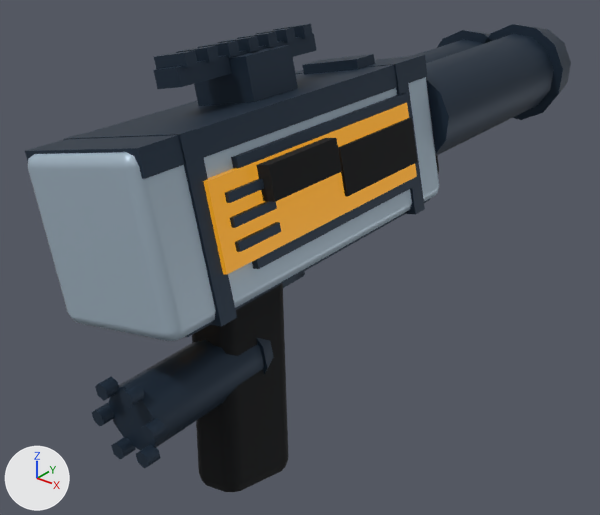
The glTF model game/assets/forge/weapon/scatter_blaster.glb, before and after one commit.
Camera for both pictures: a 50 mm lens placed at (0.564, -0.665, 0.317), pointed at (-0.035, 0.084, -0.147). Arrows for +X, +Y and +Z are at lower left; the lights stay in place. The picture after the commit comes second.
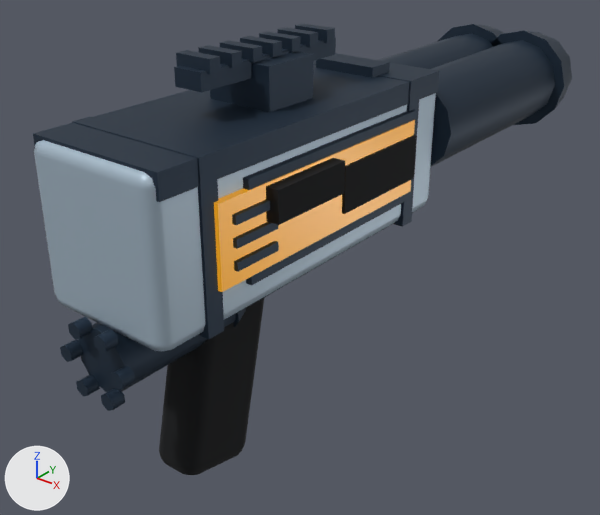
ob_weapon is not drawn itself; it is the parent of ob_receiver, ob_rail, ob_grip, ob_magazine, ob_barrel, ob_muzzledevice, ob_extras, ob_foregrip.
ob_magazine is not drawn itself; it is the parent of ob_mesh_36, ob_mesh_37, ob_bolts, ob_mesh_39.

Where the change shows, as pixel boxes (x1, y1, x2, y2) in the pictures (600 x 515 px):
'Mesh_0', turned
    before: (28, 77, 439, 341)
    after: (34, 93, 436, 351)
'Mesh_1', turned
    before: (25, 55, 427, 179)
    after: (33, 63, 440, 202)
'Mesh_30', turned
    before: (192, 284, 288, 493)
    after: (159, 298, 264, 475)
'Mesh_3', turned
    before: (203, 103, 417, 275)
    after: (214, 120, 415, 292)
'Mesh_36', turned, moved
    before: (109, 340, 264, 451)
    after: (78, 314, 236, 392)
'Mesh_41', turned
    before: (426, 34, 554, 156)
    after: (431, 40, 555, 167)
'Mesh_11', turned
    before: (231, 93, 419, 269)
    after: (243, 110, 417, 285)
'Mesh_17', turned
    before: (64, 129, 237, 327)
    after: (72, 117, 224, 340)
'Mesh_5', turned
    before: (194, 45, 298, 106)
    after: (210, 51, 313, 112)
'Mesh_20', turned
    before: (256, 138, 342, 202)
    after: (266, 158, 345, 225)
'Mesh_12', turned
    before: (338, 118, 417, 196)
    after: (342, 135, 417, 214)
'Mesh_22', turned
    before: (153, 34, 316, 89)
    after: (174, 37, 336, 92)
'Mesh_45', turned
    before: (486, 24, 571, 120)
    after: (491, 31, 572, 125)
'Mesh_40', turned
    before: (413, 39, 482, 63)
    after: (379, 33, 493, 69)
'Mesh_16', turned
    before: (295, 61, 425, 215)
    after: (313, 60, 421, 227)
'Mesh_19', turned
    before: (303, 54, 375, 74)
    after: (316, 53, 390, 78)
'Mesh_13', turned
    before: (235, 222, 281, 252)
    after: (234, 241, 279, 272)
'Mesh_14', turned
    before: (230, 201, 277, 228)
    after: (233, 222, 278, 249)
'Mesh_29', turned
    before: (154, 50, 198, 69)
    after: (176, 50, 221, 74)
'Mesh_15', turned
    before: (225, 179, 264, 203)
    after: (232, 200, 270, 225)
'Mesh_43', turned
    before: (437, 30, 491, 48)
    after: (437, 24, 506, 43)
'Mesh_38', turned, moved
    before: (141, 418, 166, 443)
    after: (110, 366, 135, 390)
'Mesh_38.001', turned, moved
    before: (120, 383, 145, 408)
    after: (94, 329, 119, 353)
'Mesh_28', turned
    before: (176, 45, 219, 63)
    after: (198, 45, 242, 68)
'Mesh_38.005', turned, moved
    before: (136, 444, 160, 468)
    after: (101, 389, 125, 411)
'Mesh_38.002', turned, moved
    before: (95, 376, 119, 401)
    after: (68, 317, 92, 340)
'Mesh_27', turned
    before: (198, 41, 240, 57)
    after: (220, 40, 263, 63)
'Mesh_38.004', turned, moved
    before: (111, 436, 136, 459)
    after: (76, 375, 100, 396)
'Mesh_38.003', turned, moved
    before: (92, 403, 115, 426)
    after: (60, 340, 83, 362)
'Mesh_26', turned
    before: (218, 36, 260, 52)
    after: (240, 36, 282, 57)
'Mesh_25', turned
    before: (237, 32, 278, 48)
    after: (259, 32, 300, 52)
'Mesh_24', turned
    before: (256, 28, 296, 43)
    after: (278, 27, 318, 48)
'Mesh_23', turned
    before: (274, 24, 313, 39)
    after: (295, 24, 335, 43)
'Mesh_2', turned (mostly hidden)
    before: (185, 199, 430, 337)
    after: (175, 210, 417, 348)
'Mesh_39', turned, moved (mostly hidden afterwards)
    before: (256, 338, 273, 375)
    after: (234, 308, 246, 327)
'Mesh_33', turned (not visible afterwards)
    before: (283, 275, 304, 288)
'Mesh_34', turned (not visible afterwards)
    before: (296, 271, 305, 279)
'Mesh_51', turned (not visible afterwards)
    before: (436, 156, 439, 174)

Diff of the bpy script that builds the scene:
```diff
--- a/game/assets/forge/weapon/scatter_blaster.glb.py
+++ b/game/assets/forge/weapon/scatter_blaster.glb.py
@@ ob_weapon @@
 ob_weapon.location = (0.0, 0.0, 0.000119)
-ob_weapon.rotation_euler = (0.0, -0.22, 0.0)  # degrees (0, -13, 0)
 ob_weapon.scale = (1.16, 1.16, 1.16)
@@ ob_magazine @@
 ob_magazine.parent = ob_weapon
-ob_magazine.location = (0.0, 0.0, -0.0468)
+ob_magazine.location = (0.0, 0.0, 0.0)
```
